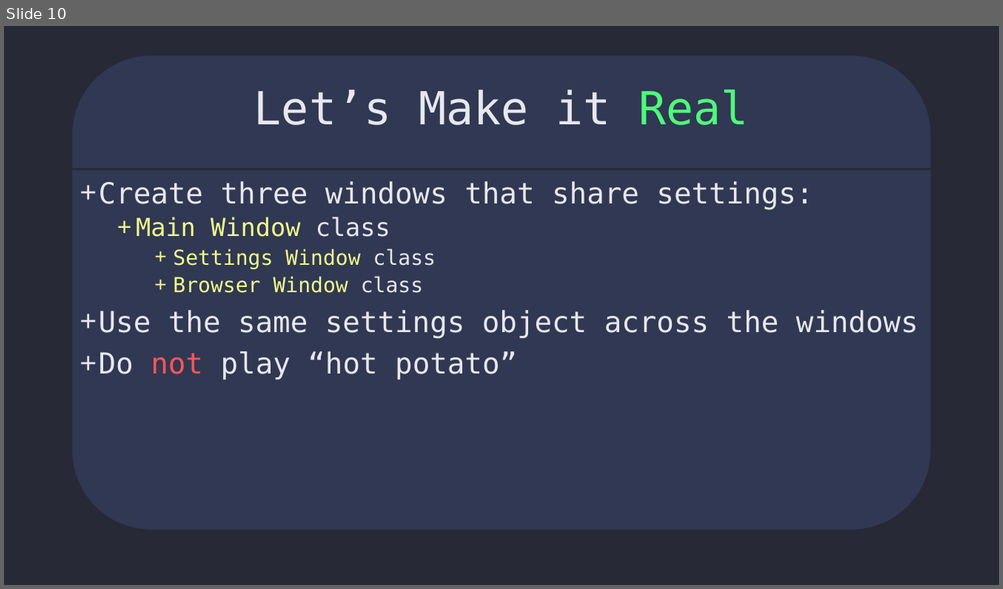
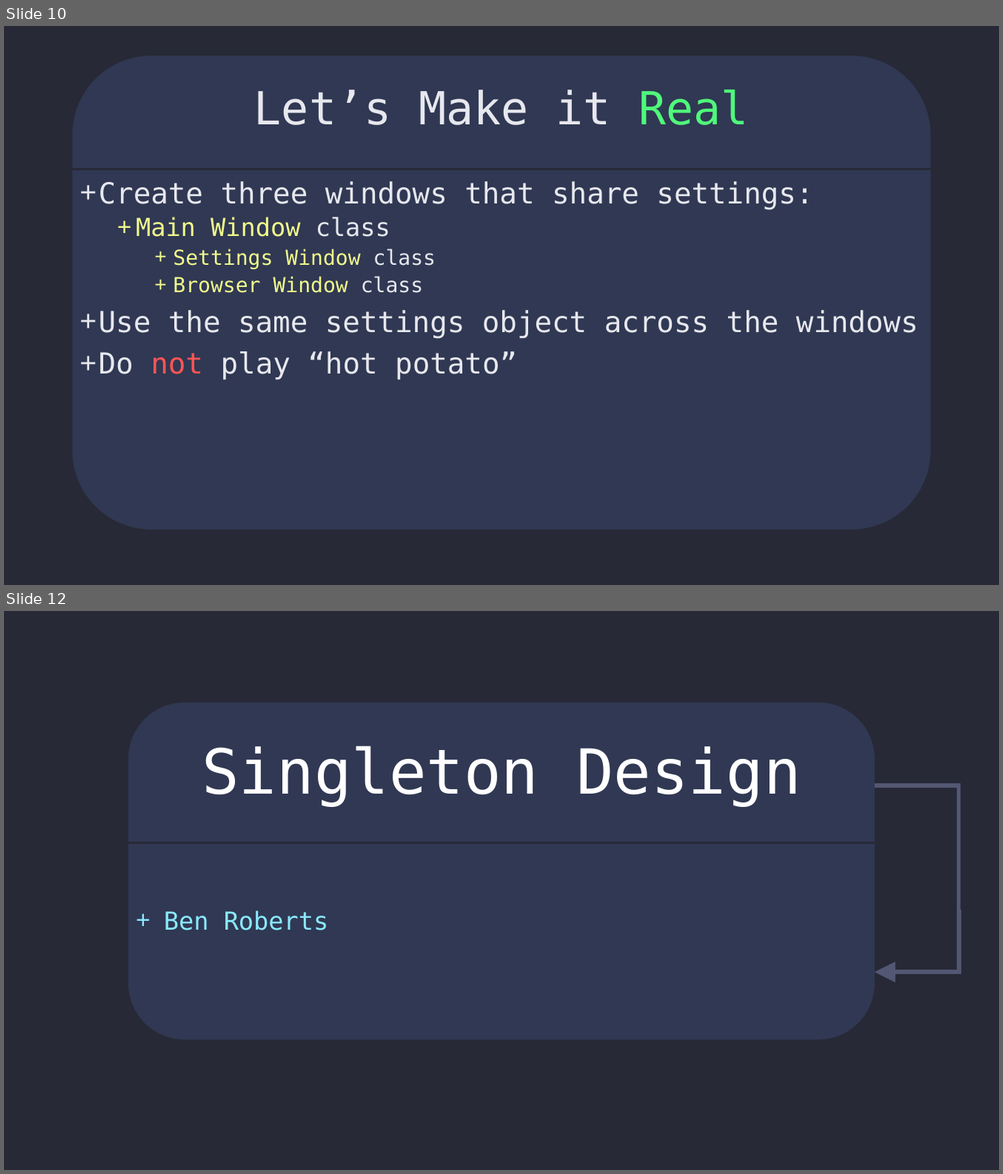
Before and after one commit to benjaminRoberts01375/DesignPattern-Singleton, a slide deck: Singleton.pptx. Shown one above the other, each under a label of ours: slide 10 before the commit, slides 10 and 12 after it; the slides between them are not shown. The pictures are 1003x589 and 1003x1174 pixels, drawn with LibreOffice and Linux fonts; fonts in the diff are those of the drawing. Boxes give left, top, right and bottom in pixels: in the first picture for what was removed or moved away, otherwise in the second. Text is boxed around its words. In the diff, an @@ line names an element or a change of style, - is before the commit and + after.

```diff
--- a/Singleton.pptx
+++ b/Singleton.pptx
@@ slide 12 added at (4,611,999,1170), background #272936 @@
@@ rounded rectangle added at (128,703,875,1040), fill #303853 @@
@@ title added at (202,746,800,807), 60 pt, text #FFFFFF @@
+Singleton Design
@@ elbow line added from (875, 786) to (959, 917), #535773 4 pt @@
@@ line added from (128, 843) to (875, 843), #272936 2.25 pt @@
@@ subtitle added at (164,911,329,931), 24 pt, text #8BE9FD @@
++ Ben Roberts
@@ elbow arrow added from (959, 911) to (875, 972), #535773 4 pt @@
```
Also in this commit, not shown: 1 slide changed.
